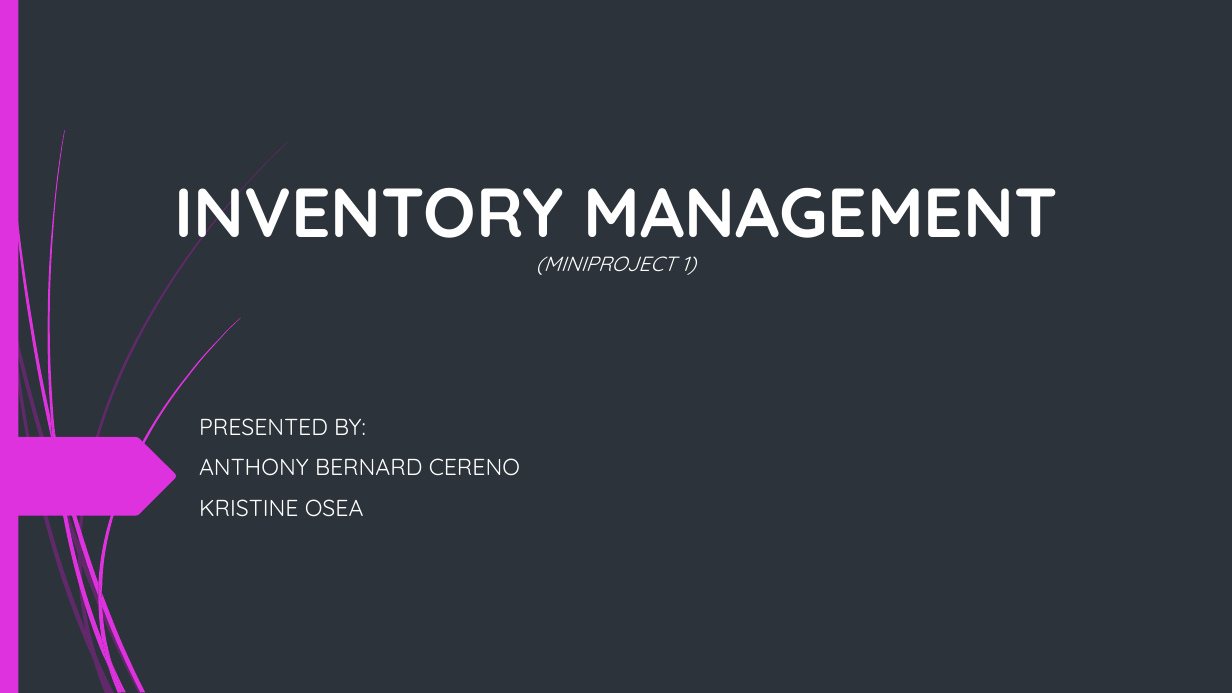
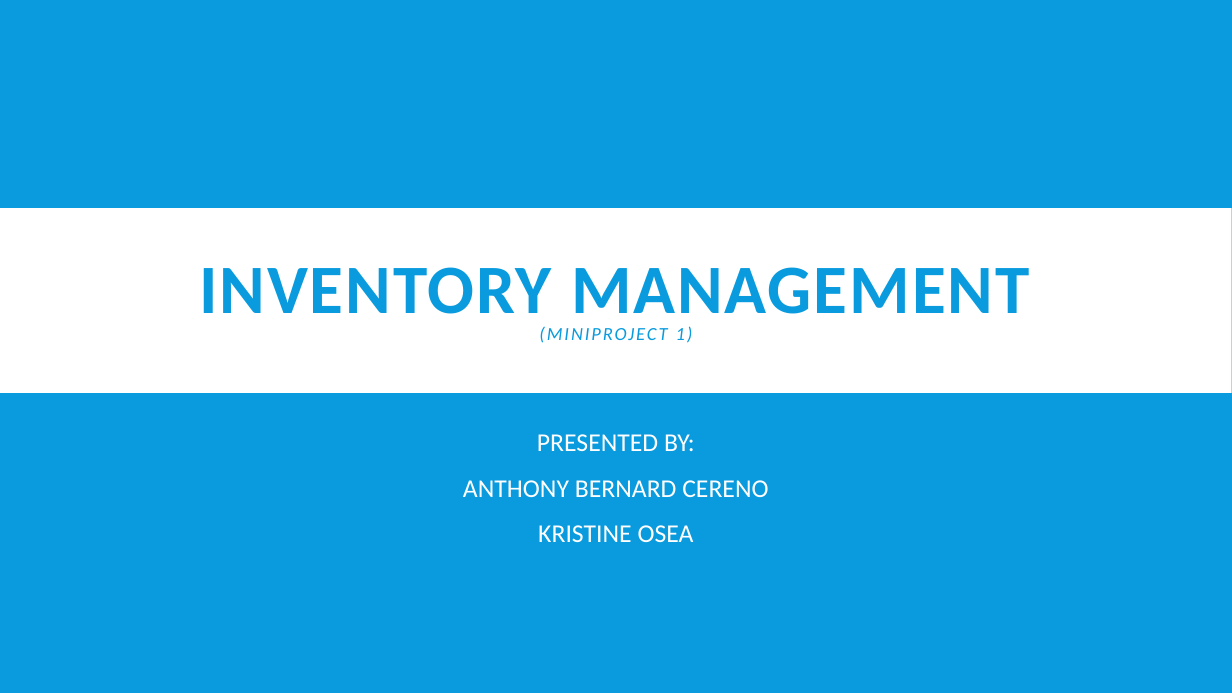
Before and after one commit to abcereno/miniproject1, a slide deck: slide 2 of MINI PROJECT 1 final.pptx. Drawn at 1232x693 pixels with LibreOffice and Linux fonts; fonts in the diff are those of the drawing. Boxes give left, top, right and bottom in pixels: in the first picture for what was removed or moved away, otherwise in the second. Text is boxed around its words. In the diff, an @@ line names an element or a change of style, - is before the commit and + after.

```diff
--- a/MINI PROJECT 1 final.pptx
+++ b/MINI PROJECT 1 final.pptx
@@ background #2C333A to #099BDD @@
@@ rectangle removed at [0, 0, 18, 693] @@
@@ rectangle added at [0, 208, 1232, 393], fill #FFFFFF @@
@@ title "INVENTORY MANAGEMENT (MINIPROJECT 1)": place and size @@
-title "INVENTORY MANAGEMENT (MINIPROJECT 1)" at [174, 166, 1057, 275]
+title "INVENTORY MANAGEMENT (MINIPROJECT 1)" at [199, 267, 1029, 340]
@@ title "INVENTORY MANAGEMENT (MINIPROJECT 1)" at [199, 267, 1029, 340]: size 16 to 14.4 pt in "(MINIPROJECT 1)"; font Quicksand to Calibri, text colour #FFFFFF to #099BDD, letter spacing 0 to 1.5 pt; line spacing 1 to 0.8; vertical alignment bottom to middle @@
@@ freeform shape removed at [0, 437, 177, 516] @@
@@ subtitle "PRESENTED BY:": place and size @@
-subtitle "PRESENTED BY:" at [199, 418, 520, 517]
+subtitle "PRESENTED BY:" at [463, 434, 768, 542]
@@ subtitle "PRESENTED BY:" at [463, 434, 768, 542]: size 18 to 20 pt, font Quicksand to Calibri; alignment left to centre; line spacing 1 to 0.9; more space between paragraphs @@
@@ group removed at [0, 141, 288, 693]: 10 freeform shapes @@
@@ group removed at [3, 0, 240, 693]: 12 freeform shapes @@
```
Also in this commit, not shown: 19 other slides changed, 2 slides added, 1 slide removed.
